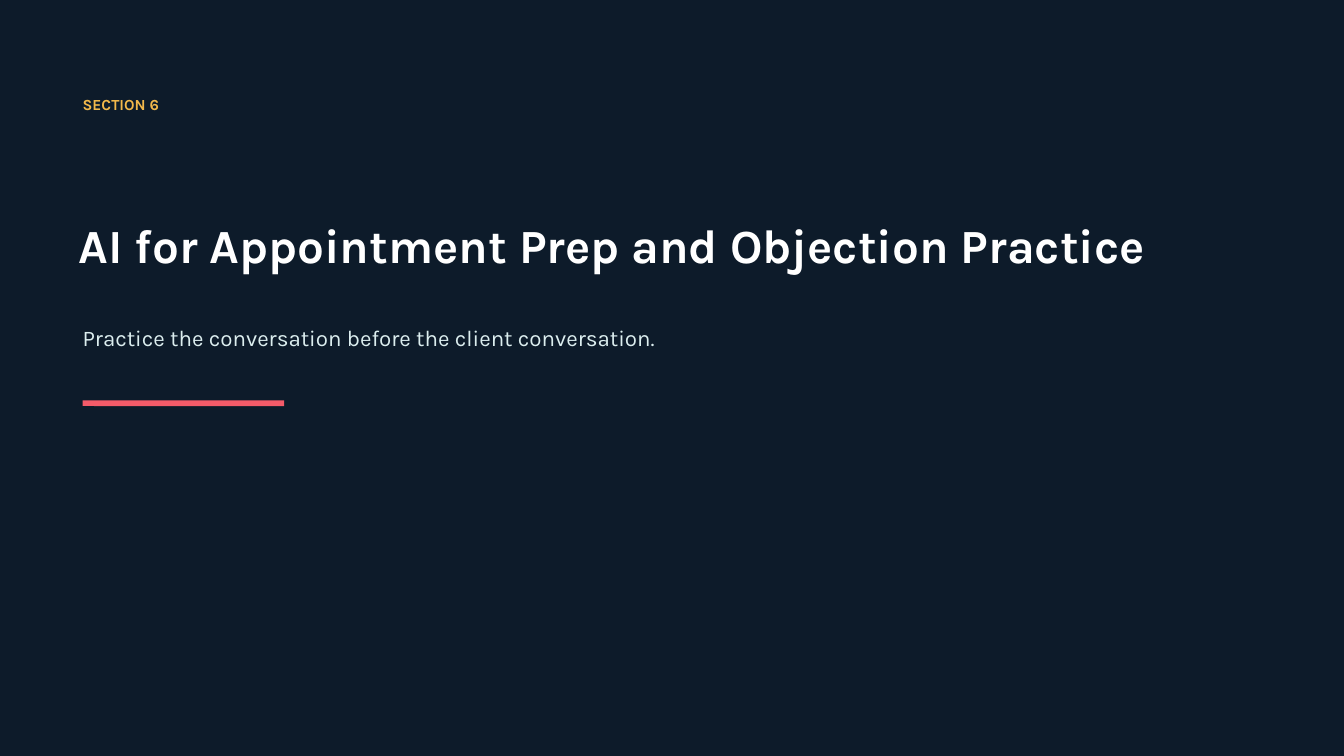
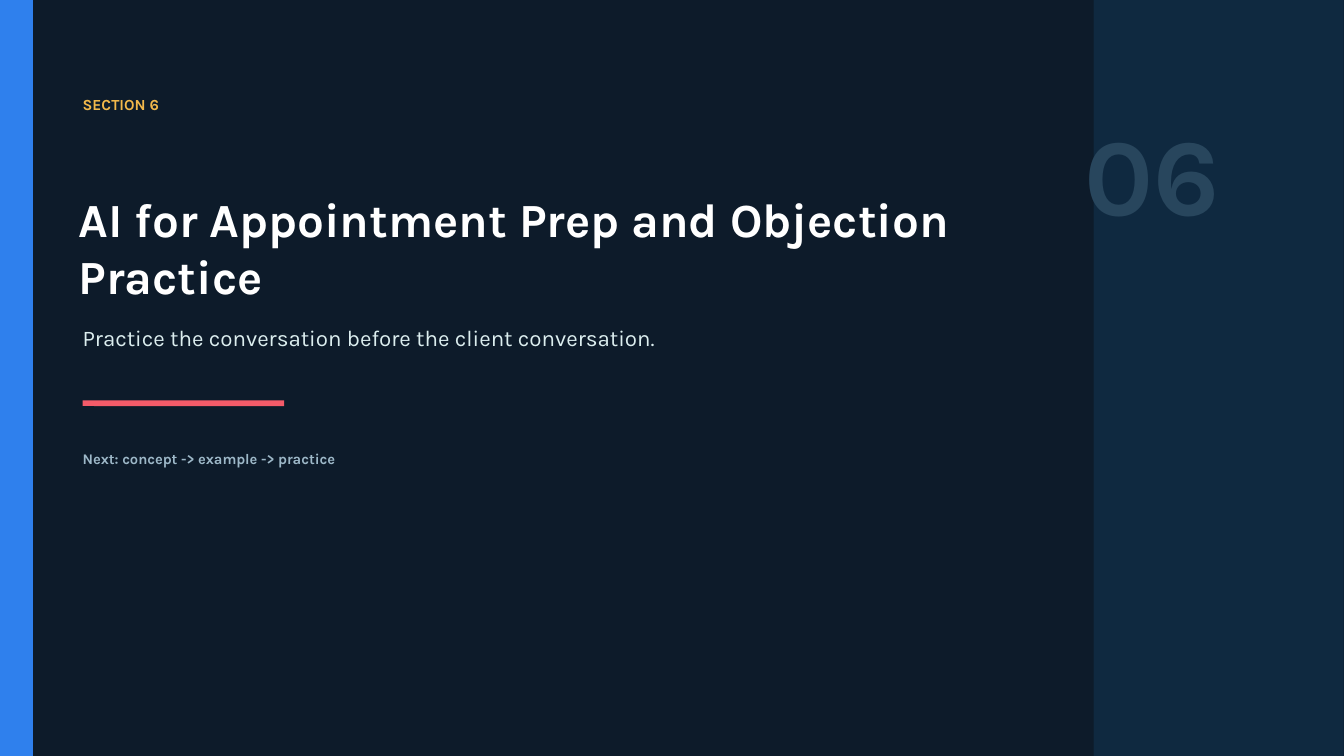
Before and after one commit to ianbprice/miami-realtors-ai-course-series, a slide deck: slide 32 of slides/course-01-ai-for-real-estate-sales-approved-instructor-deck.pptx. Drawn at 1344x756 pixels with LibreOffice and Linux fonts; fonts in the diff are those of the drawing. Boxes give left, top, right and bottom in pixels: in the first picture for what was removed or moved away, otherwise in the second. Text is boxed around its words. In the diff, an @@ line names an element or a change of style, - is before the commit and + after.

```diff
--- a/slides/course-01-ai-for-real-estate-sales-approved-instructor-deck.pptx
+++ b/slides/course-01-ai-for-real-estate-sales-approved-instructor-deck.pptx
@@ rectangle added at box(0, 0, 32, 756), fill #2F80ED, outline #2F80ED 1 pt @@
@@ rectangle added at box(1094, 0, 1344, 756), fill #102B43 at 90% opacity @@
@@ text added at box(1084, 102, 1219, 244), 78 pt, text #28465D, bold @@
+06
@@ text "AI for Appointment Prep and ..." rewrapped from box(79, 229, 1145, 274) to box(79, 203, 949, 295) @@
@@ text added at box(83, 453, 335, 468), 10.5 pt, text #9DB8C8, bold @@
+Next: concept -> example -> practice
```
Also in this commit, not shown: 47 other slides changed, 2 other files.
